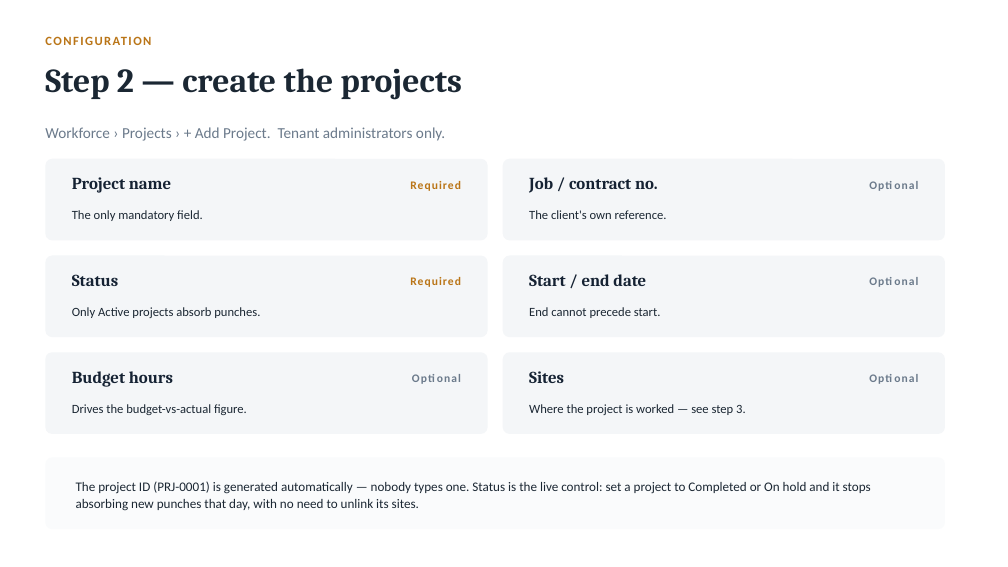
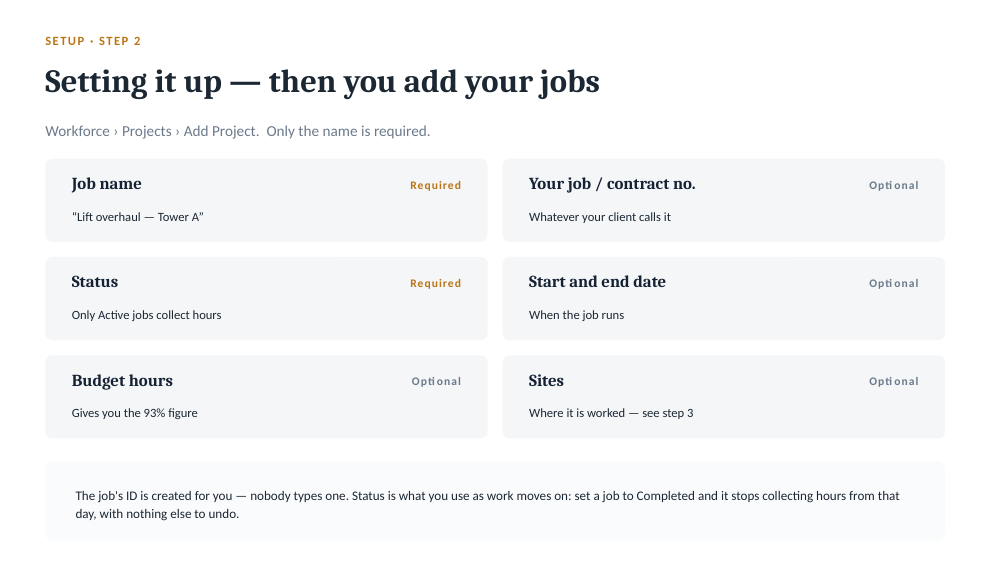
Before and after one commit to iammuniraa-wq/bpmsquare-app, a slide deck: slide 9 of docs/BPMSquare_WFM_Project_Costing.pptx. Drawn at 1008x567 pixels with LibreOffice and Linux fonts; fonts in the diff are those of the drawing. Boxes give left, top, right and bottom in pixels: in the first picture for what was removed or moved away, otherwise in the second. Text is boxed around its words. In the diff, an @@ line names an element or a change of style, - is before the commit and + after.

```diff
--- a/docs/BPMSquare_WFM_Project_Costing.pptx
+++ b/docs/BPMSquare_WFM_Project_Costing.pptx
@@ text at (45, 36, 140, 45): text changed @@
-CONFIGURATION
+SETUP · STEP 2
@@ text at (45, 69, 600, 99): text changed; size 32 to 31 pt @@
-Step 2 — create the projects
+Setting it up — then you add your jobs
@@ text at (45, 125, 431, 139): text changed @@
-Workforce › Projects › + Add Project. Tenant administrators only.
+Workforce › Projects › Add Project. Only the name is required.
@@ text at (72, 177, 142, 193): text changed @@
-Project name
+Job name
@@ text at (529, 177, 696, 193): text changed @@
-Job / contract no.
+Your job / contract no.
@@ text at (72, 212, 204, 221): text changed @@
-The only mandatory field.
+“Lift overhaul — Tower A”
@@ text at (529, 212, 671, 223): text changed @@
-The client's own reference.
+Whatever your client calls it
@@ text at (529, 275, 666, 287): text changed @@
-Start / end date
+Start and end date
@@ text "Optional" rewrapped from (786, 271, 919, 292) to (794, 272, 919, 293) @@
@@ text at (72, 310, 222, 321): text changed @@
-Only Active projects absorb punches.
+Only Active jobs collect hours
@@ text at (529, 310, 625, 321): text changed @@
-End cannot precede start.
+When the job runs
@@ rounded rectangle: place and size @@
-rounded rectangle at (45, 352, 488, 434)
+rounded rectangle at (45, 355, 488, 439)
@@ rounded rectangle: place and size @@
-rounded rectangle at (503, 352, 945, 434)
+rounded rectangle at (503, 355, 945, 439)
@@ text "Optional" rewrapped from (329, 368, 461, 389) to (337, 371, 461, 392) @@
@@ text "Optional" rewrapped from (786, 368, 919, 389) to (794, 371, 919, 392) @@
@@ text at (72, 408, 198, 419): text changed @@
-Drives the budget-vs-actual figure.
+Gives you the 93% figure
@@ text at (529, 408, 693, 419): text changed @@
-Where the project is worked — see step 3.
+Where it is worked — see step 3
@@ proportions changed in 7 elements at (45, 159, 488, 242), (503, 159, 945, 242), (45, 257, 488, 340), (503, 257, 945, 340), (45, 355, 488, 439), (503, 355, 945, 439), (45, 461, 945, 541) @@
@@ rounded rectangle: place and size @@
-rounded rectangle at (45, 457, 945, 529)
+rounded rectangle at (45, 461, 945, 541)
@@ text at (76, 491, 900, 521): text changed @@
-The project ID (PRJ-0001) is generated automatically — nobody types one. Status is the live control: set a project to Completed or On hold and it stops absorbing new punches that day, with no need to unlink its sites.
+The job's ID is created for you — nobody types one. Status is what you use as work moves on: set a job to Completed and it stops collecting hours from that day, with nothing else to undo.
```
Also in this commit, not shown: 4 other slides changed, 8 slides added, 10 slides removed.
